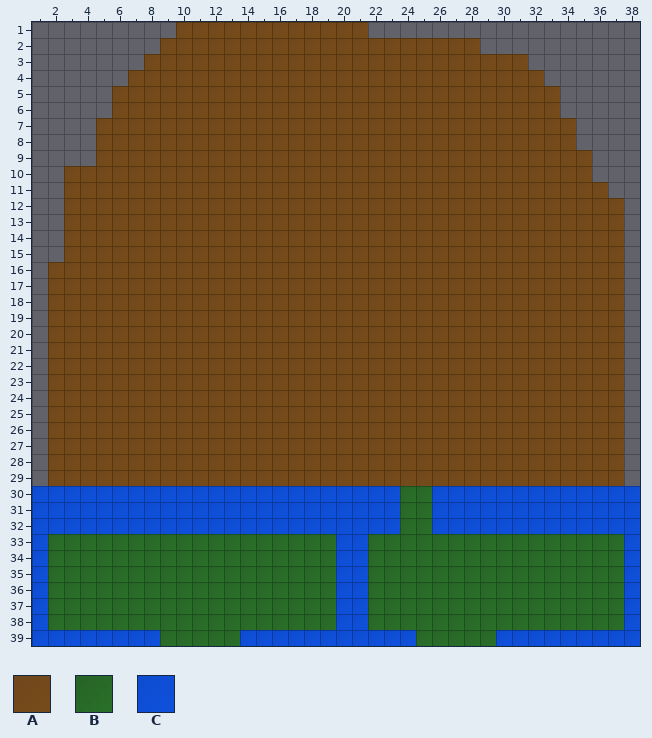
Two states of a Tiled map (JSON), deploy/assets/maps/map3.json. This is how it looked before the edit.
Cells are 36x36 px. Shown: x 1..38, y 1..39.
Key: from "Tileset": A 0, B 1, C 7.
_ is an empty cell.
Layers that did not change in this view are not listed.
Layer "BackgroundLayer" before, first column x 1:
 1 _________AAAAAAAAAAAA_________________
 2 ________AAAAAAAAAAAAAAAAAAAA__________
 3 _______AAAAAAAAAAAAAAAAAAAAAAAA_______
 4 ______AAAAAAAAAAAAAAAAAAAAAAAAAA______
 5 _____AAAAAAAAAAAAAAAAAAAAAAAAAAAA_____
 6 _____AAAAAAAAAAAAAAAAAAAAAAAAAAAA_____
 7 ____AAAAAAAAAAAAAAAAAAAAAAAAAAAAAA____
 8 ____AAAAAAAAAAAAAAAAAAAAAAAAAAAAAA____
 9 ____AAAAAAAAAAAAAAAAAAAAAAAAAAAAAAA___
10 __AAAAAAAAAAAAAAAAAAAAAAAAAAAAAAAAA___
11 __AAAAAAAAAAAAAAAAAAAAAAAAAAAAAAAAAA__
12 __AAAAAAAAAAAAAAAAAAAAAAAAAAAAAAAAAAA_
13 __AAAAAAAAAAAAAAAAAAAAAAAAAAAAAAAAAAA_
14 __AAAAAAAAAAAAAAAAAAAAAAAAAAAAAAAAAAA_
15 __AAAAAAAAAAAAAAAAAAAAAAAAAAAAAAAAAAA_
16 _AAAAAAAAAAAAAAAAAAAAAAAAAAAAAAAAAAAA_
17 _AAAAAAAAAAAAAAAAAAAAAAAAAAAAAAAAAAAA_
18 _AAAAAAAAAAAAAAAAAAAAAAAAAAAAAAAAAAAA_
19 _AAAAAAAAAAAAAAAAAAAAAAAAAAAAAAAAAAAA_
20 _AAAAAAAAAAAAAAAAAAAAAAAAAAAAAAAAAAAA_
21 _AAAAAAAAAAAAAAAAAAAAAAAAAAAAAAAAAAAA_
22 _AAAAAAAAAAAAAAAAAAAAAAAAAAAAAAAAAAAA_
23 _AAAAAAAAAAAAAAAAAAAAAAAAAAAAAAAAAAAA_
24 _AAAAAAAAAAAAAAAAAAAAAAAAAAAAAAAAAAAA_
25 _AAAAAAAAAAAAAAAAAAAAAAAAAAAAAAAAAAAA_
26 _AAAAAAAAAAAAAAAAAAAAAAAAAAAAAAAAAAAA_
27 _AAAAAAAAAAAAAAAAAAAAAAAAAAAAAAAAAAAA_
28 _AAAAAAAAAAAAAAAAAAAAAAAAAAAAAAAAAAAA_
29 _AAAAAAAAAAAAAAAAAAAAAAAAAAAAAAAAAAAA_
30 CCCCCCCCCCCCCCCCCCCCCCCBBCCCCCCCCCCCCC
31 CCCCCCCCCCCCCCCCCCCCCCCBBCCCCCCCCCCCCC
32 CCCCCCCCCCCCCCCCCCCCCCCBBCCCCCCCCCCCCC
33 CBBBBBBBBBBBBBBBBBBCCBBBBBBBBBBBBBBBBC
34 CBBBBBBBBBBBBBBBBBBCCBBBBBBBBBBBBBBBBC
35 CBBBBBBBBBBBBBBBBBBCCBBBBBBBBBBBBBBBBC
36 CBBBBBBBBBBBBBBBBBBCCBBBBBBBBBBBBBBBBC
37 CBBBBBBBBBBBBBBBBBBCCBBBBBBBBBBBBBBBBC
38 CBBBBBBBBBBBBBBBBBBCCBBBBBBBBBBBBBBBBC
39 CCCCCCCCBBBBBCCCCCCCCCCCBBBBBCCCCCCCCC
And afterwards:
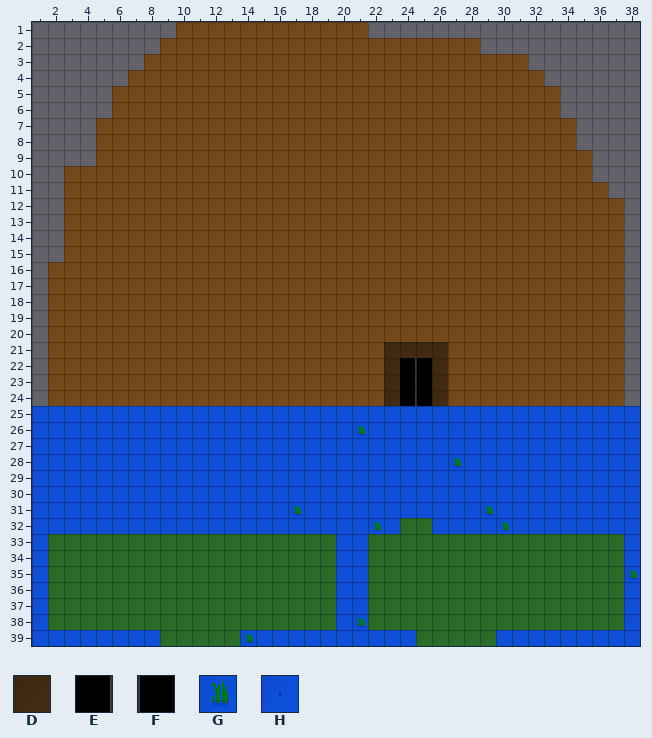
Further tiles: from "Tileset": D 8, E 10, F 11, G 13, H 19.
Edits made:
Layer "BackgroundLayer":
y 21: x 23..26 AAAA -> DDDD
y 22..24: x 23..26 AAAA -> DEFD
y 25: x 1..38 _AAAAAAAAAAAAAAAAAAAAAAAAAAAAAAAAAAAA_ -> CCCCCCCCCCCCCCCCCCCCCCCCCCCCCCCCCCCCCC
y 26: x 1..38 _AAAAAAAAAAAAAAAAAAAAAAAAAAAAAAAAAAAA_ -> CCCCCCCCCCCCCCCCCCCCGCCCCCHCCCCCCCCCCC
y 27: x 1..38 _AAAAAAAAAAAAAAAAAAAAAAAAAAAAAAAAAAAA_ -> CCCCCCCCCCCCCCCCCCCCCCCCCCCCCCCCCCCCCC
y 28: x 1..38 _AAAAAAAAAAAAAAAAAAAAAAAAAAAAAAAAAAAA_ -> CCCCCCCCCCCCCCCCCCCCCCCCCCGCCCCCCCCCCC
y 29: x 1..38 _AAAAAAAAAAAAAAAAAAAAAAAAAAAAAAAAAAAA_ -> CCCCCCCCCCCCCCCCCCCCCCCCCCCCCCCCCCCCCC
y 30: x 24..25 BB -> CC
y 31: x 17 C -> G; x 24..25 BB -> CC; x 29 C -> G
y 32: x 22 C -> G; x 30 C -> G
y 35: x 38 C -> G
y 38: x 21 C -> G
y 39: x 14 C -> G
Boxes around the changes in both pictures, in picture pixels (x1, y1, x2, y2):
changed: (32, 342, 640, 532)
changed: (629, 568, 637, 580)
changed: (357, 616, 365, 628)
changed: (245, 632, 253, 644)
